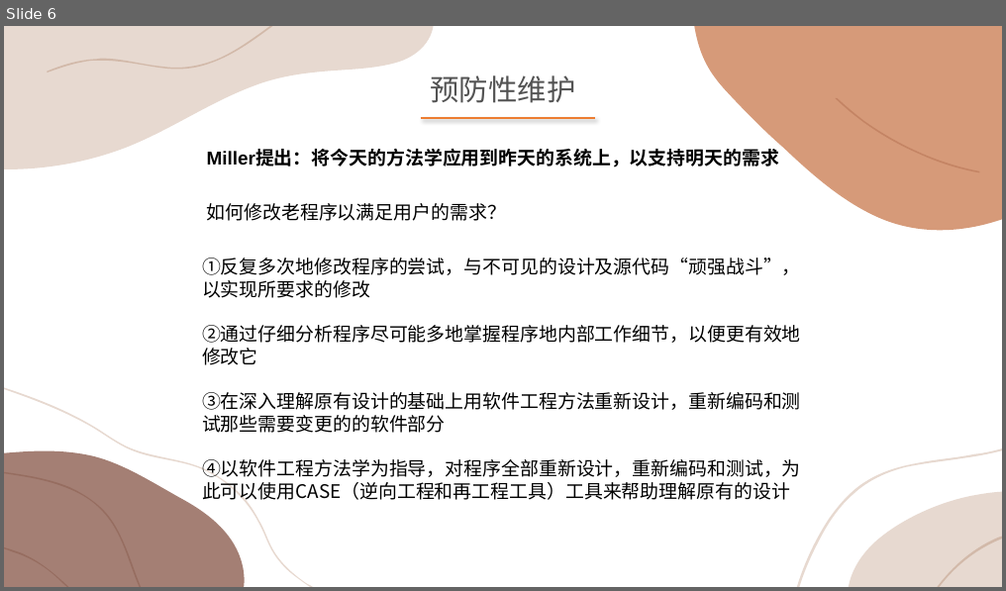
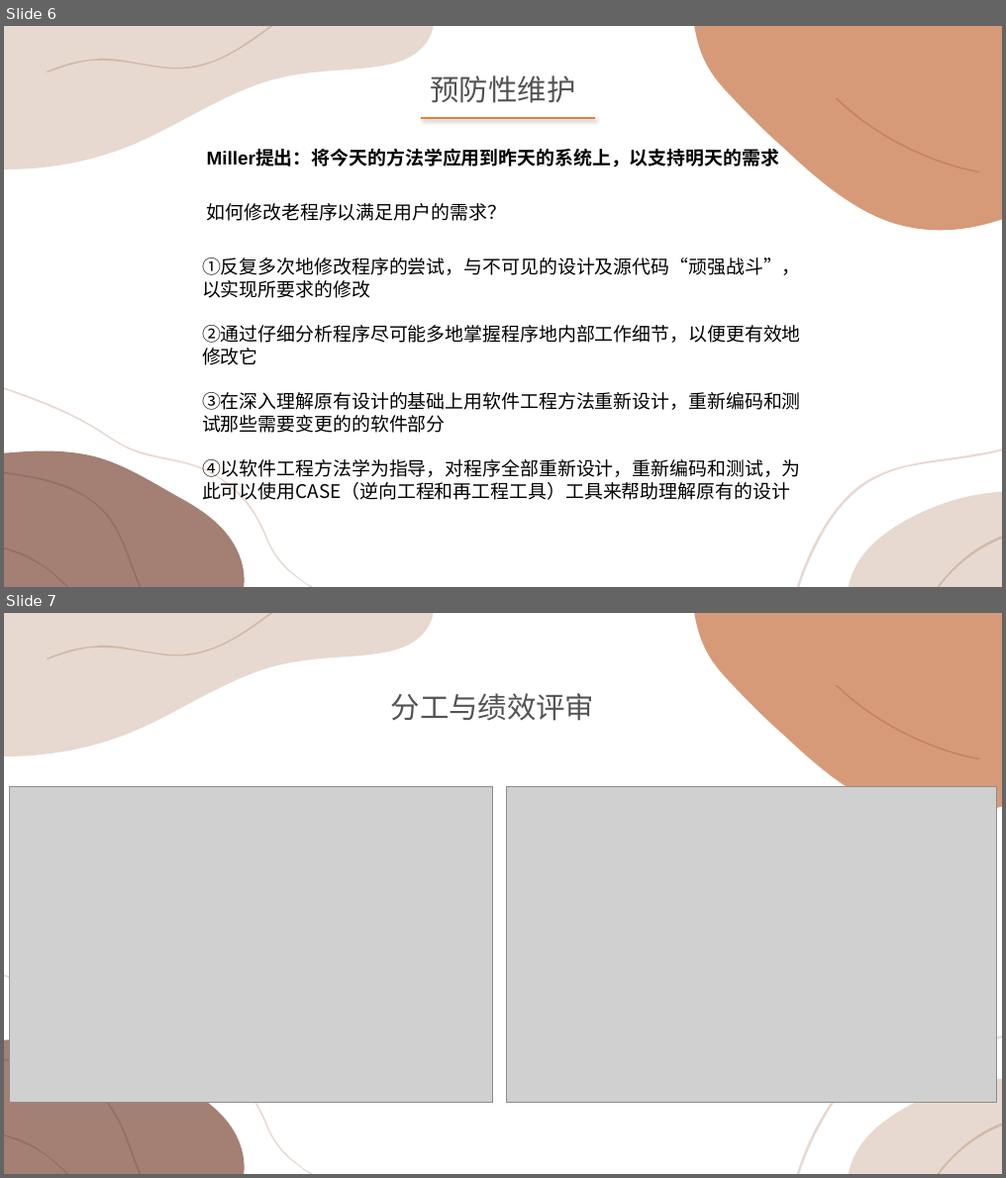
Before and after one commit to wo-ay/G10, a slide deck: 项目文档/文档与ppt/翻转2.pptx. Shown one above the other, each under a label of ours: slide 6 before the commit, slides 6 and 7 after it. The pictures are 1006x591 and 1006x1178 pixels, drawn with LibreOffice and Linux fonts; fonts in the diff are those of the drawing; grey boxes stand for pictures. Boxes give left, top, right and bottom in pixels: in the first picture for what was removed or moved away, otherwise in the second. Text is boxed around its words. In the diff, an @@ line names an element or a change of style, - is before the commit and + after.

```diff
--- a/项目文档/文档与ppt/翻转2.pptx
+++ b/项目文档/文档与ppt/翻转2.pptx
@@ slide 7 added at (x1=4, y1=613, x2=1002, y2=1174), background #FFFFFF; not listed: 11 template elements that a slide beside it also shows @@
@@ text added at (x1=391, y1=693, x2=595, y2=721), 28 pt, text #525252 @@
+分工与绩效评审
@@ picture added at (x1=9, y1=786, x2=493, y2=1103) @@
@@ picture added at (x1=507, y1=786, x2=997, y2=1103) @@
```
Also in this commit, not shown: 1 other slide added, 5 other files.
